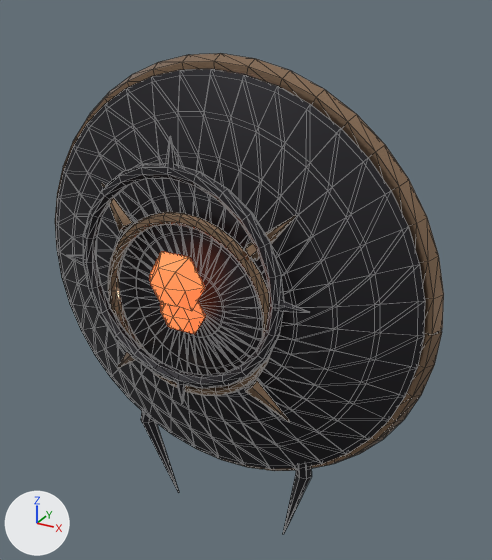
Before and after pictures for a commit that changed the glTF model game/assets/items/boss_ashfall_pilgrim_sub_weapon.glb.
Rendered twice from a camera (50 mm lens) standing at (0.451, -0.821, 0.388) and looking at (0.027, -0.051, 0.003). The lights are fixed; the arrows at lower left show +X, +Y and +Z. The picture after the commit comes second. Mesh edges are drawn as thin lines. Vertices at exactly the same position are counted once.

In view in the first picture: 'boss_ashfall_pilgrim_sub_weapon'.
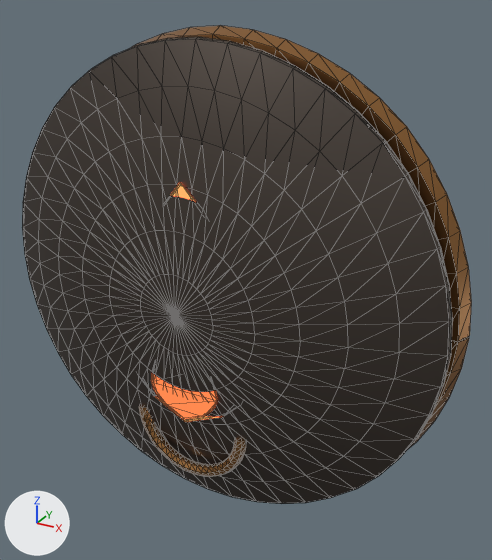
What differs and where, as boxes [x1, y1, x2, y2] in the pictures (492 x 560 px):
'boss_ashfall_pilgrim_sub_weapon', surface changed, reshaped (15% wider)
    before: [55, 53, 444, 534]
    after: [22, 26, 471, 504]
part 1 of me_boss_ashfall_pilgrim_sub_weapon, rebuilt (17% wider, 17% taller)
    before: [56, 69, 425, 469]
    after: [22, 37, 453, 504]
part 2 of me_boss_ashfall_pilgrim_sub_weapon, rebuilt
    before: [55, 53, 444, 471]
    after: [131, 26, 471, 449]
part 3 of me_boss_ashfall_pilgrim_sub_weapon, rebuilt (not visible afterwards)
    before: [73, 115, 376, 445]
part 4 of me_boss_ashfall_pilgrim_sub_weapon, rebuilt (mostly hidden afterwards)
    before: [108, 212, 271, 395]
    after: [156, 183, 219, 422]
part 5 of me_boss_ashfall_pilgrim_sub_weapon, added (brown)
    after: [139, 405, 246, 476]
part 6 of me_boss_ashfall_pilgrim_sub_weapon, added (orange)
    after: [151, 373, 217, 420]
part 7 of me_boss_ashfall_pilgrim_sub_weapon, deleted
    before: [66, 136, 312, 534]
part 8 of me_boss_ashfall_pilgrim_sub_weapon, deleted (orange)
    before: [149, 251, 206, 335]

Patch to the scene script:
```diff
--- a/game/assets/items/boss_ashfall_pilgrim_sub_weapon.glb.py
+++ b/game/assets/items/boss_ashfall_pilgrim_sub_weapon.glb.py
@@ mat_bh_emissive__it_boss_ashfall_pilgrim_glow @@
 mat_bh_emissive__it_boss_ashfall_pilgrim_glow.emission_color = (1.0, 0.177, 0.0564)  # orange #ff7543
-mat_bh_emissive__it_boss_ashfall_pilgrim_glow.emission_strength = 1.1
+mat_bh_emissive__it_boss_ashfall_pilgrim_glow.emission_strength = 2.2
@@ me_boss_ashfall_pilgrim_sub_weapon @@
-me_boss_ashfall_pilgrim_sub_weapon.from_pydata(...)  # 1595 vertices, 3048 faces; spans x -0.306..0.306, y -0.206..0.031, z -0.42..0.306
-me_boss_ashfall_pilgrim_sub_weapon.materials.append(mat_bh_steel__it_boss_ashfall_pilgrim_body)  # dark grey #323135
+me_boss_ashfall_pilgrim_sub_weapon.from_pydata(...)  # 1864 vertices, 3634 faces; spans x -0.338..0.338, y -0.188..0.031, z -0.338..0.338
+# me_boss_ashfall_pilgrim_sub_weapon part 1: the loose piece of 482 vertices spanning x -0.29..0.29, y -0.148..-0.067, z -0.29..0.29 is rebuilt with 674 vertices and now spans x -0.329..0.329, y -0.188..-0.095, z -0.329..0.329, in mat_bh_darksteel__it_boss_ashfall_pilgrim_plate (dark grey #59514b)
+# me_boss_ashfall_pilgrim_sub_weapon part 2: the loose piece of 246 vertices spanning x -0.306..0.306, y -0.081..-0.049, z -0.306..0.306 is rebuilt with 294 vertices and now spans x -0.338..0.338, y -0.083..-0.045, z -0.338..0.338
+# me_boss_ashfall_pilgrim_sub_weapon part 3: the loose piece of 241 vertices spanning x -0.283..0.283, y -0.15..-0.09, z -0.283..0.283 is rebuilt with 245 vertices and now spans x -0.281..0.281, y -0.109..-0.095, z -0.281..0.281, in mat_bh_gold__it_boss_ashfall_pilgrim_trim (brown #a97949)
+# me_boss_ashfall_pilgrim_sub_weapon part 4: the loose piece of 231 vertices spanning x -0.128..0.128, y -0.168..-0.152, z -0.128..0.128 is rebuilt with 100 vertices and now spans x -0.09..0.099, y -0.173..-0.147, z -0.17..0.171, in mat_bh_emissive__it_boss_ashfall_pilgrim_glow (orange #ff713e, glowing orange #ff713e)
+# me_boss_ashfall_pilgrim_sub_weapon part 5: a new loose piece of 177 vertices spanning x -0.089..0.089, y -0.169..-0.151, z -0.265..-0.175, in mat_bh_gold__it_boss_ashfall_pilgrim_trim (brown #a97949)
+# me_boss_ashfall_pilgrim_sub_weapon part 6: a new loose piece of 100 vertices spanning x -0.05..0.056, y -0.18..-0.14, z -0.162..0.028, in mat_bh_gem__it_boss_ashfall_pilgrim_gem (orange #da5f33, glowing orange #ff713e)
+# me_boss_ashfall_pilgrim_sub_weapon part 7: 11 loose pieces with 333 vertices, spanning x -0.18..0.18, y -0.189..-0.043, z -0.42..0.225, are deleted
+# me_boss_ashfall_pilgrim_sub_weapon part 8: 28 vertices removed from x -0.042..0.042, y -0.206..-0.143, z -0.03..0.081
+# other edits to the shape of me_boss_ashfall_pilgrim_sub_weapon do not show in these pictures
 me_boss_ashfall_pilgrim_sub_weapon.materials.append(mat_bh_gold__it_boss_ashfall_pilgrim_trim)
 me_boss_ashfall_pilgrim_sub_weapon.materials.append(mat_bh_emissive__it_boss_ashfall_pilgrim_glow)
-me_boss_ashfall_pilgrim_sub_weapon.materials.append(mat_bh_leather__it_leather)  # brown #6f523c
+me_boss_ashfall_pilgrim_sub_weapon.materials.append(mat_bh_darksteel__it_boss_ashfall_pilgrim_plate)  # dark grey #59514b
+me_boss_ashfall_pilgrim_sub_weapon.materials.append(mat_bh_gem__it_boss_ashfall_pilgrim_gem)  # orange #da5f33, glowing orange #ff713e
+me_boss_ashfall_pilgrim_sub_weapon.materials.append(mat_bh_leather__it_boss_ashfall_pilgrim_leather)  # brown #37251a
```
